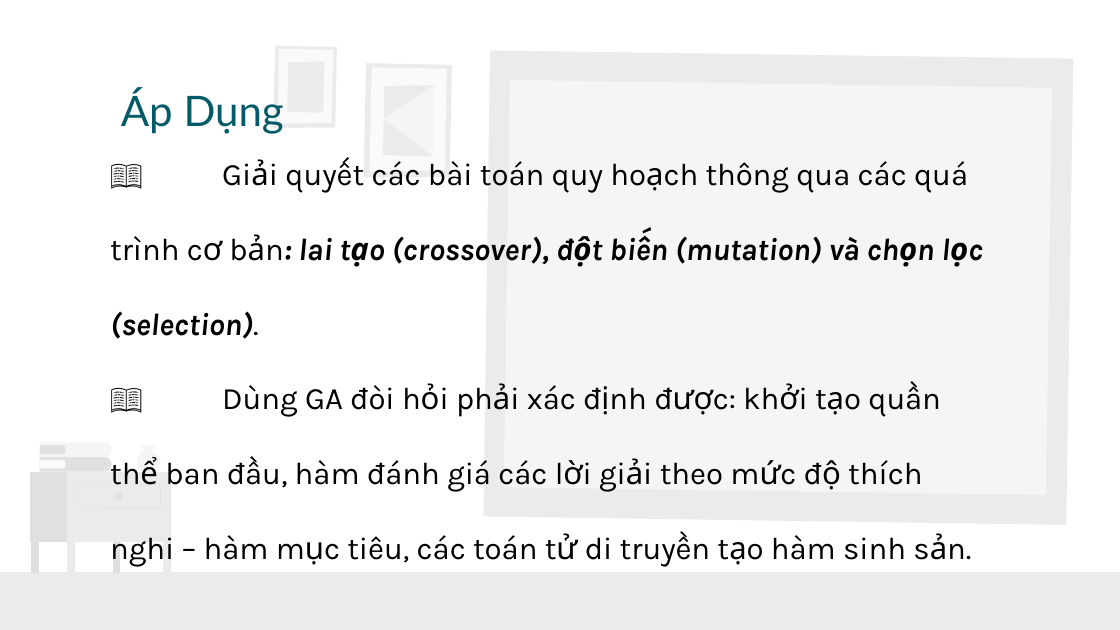
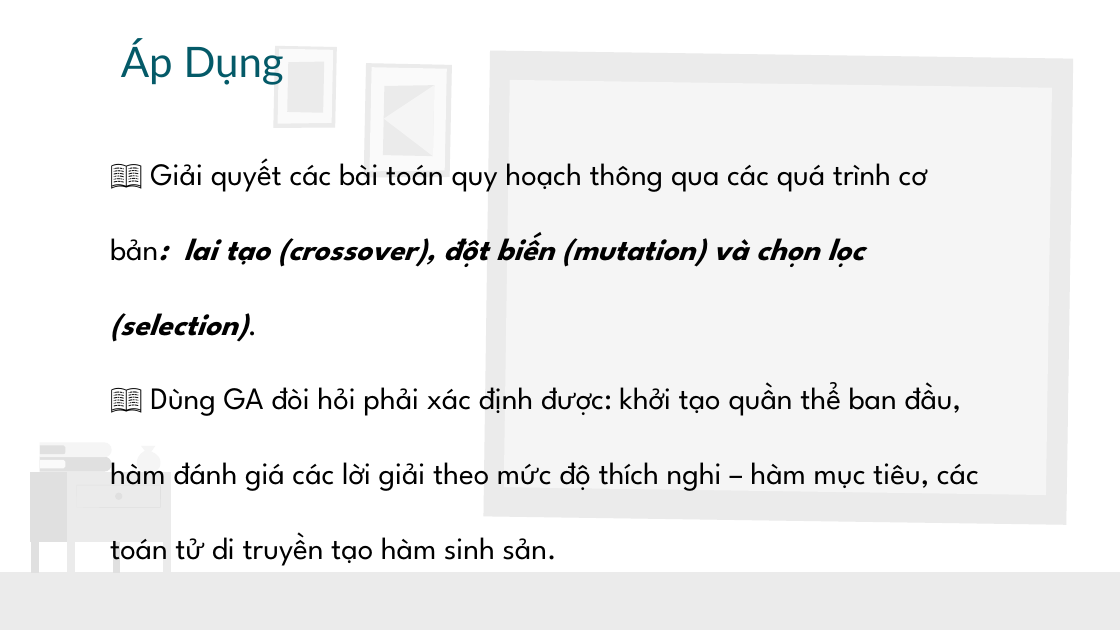
Before and after one commit to TooCuteToo/GiaiThuatTienHoa, a slide deck: slide 8 of ThuatTienHoa_I.pptx (slide 7 before the commit). Drawn at 1120x630 pixels with LibreOffice and Linux fonts; fonts in the diff are those of the drawing. Boxes give left, top, right and bottom in pixels: in the first picture for what was removed or moved away, otherwise in the second. Text is boxed around its words. In the diff, an @@ line names an element or a change of style, - is before the commit and + after.

```diff
--- a/ThuatTienHoa_I.pptx
+++ b/ThuatTienHoa_I.pptx
@@ title "Áp Dụng": place and size @@
-title "Áp Dụng" at [121, 90, 284, 134]
+title "Áp Dụng" at [121, 41, 284, 85]
@@ text "📖 Giải quyết các bài ..." at [110, 158, 979, 566]: font Karla to League Spartan @@
```
Also in this commit, not shown: 24 other slides changed, 1 slide added, 1 other file.
